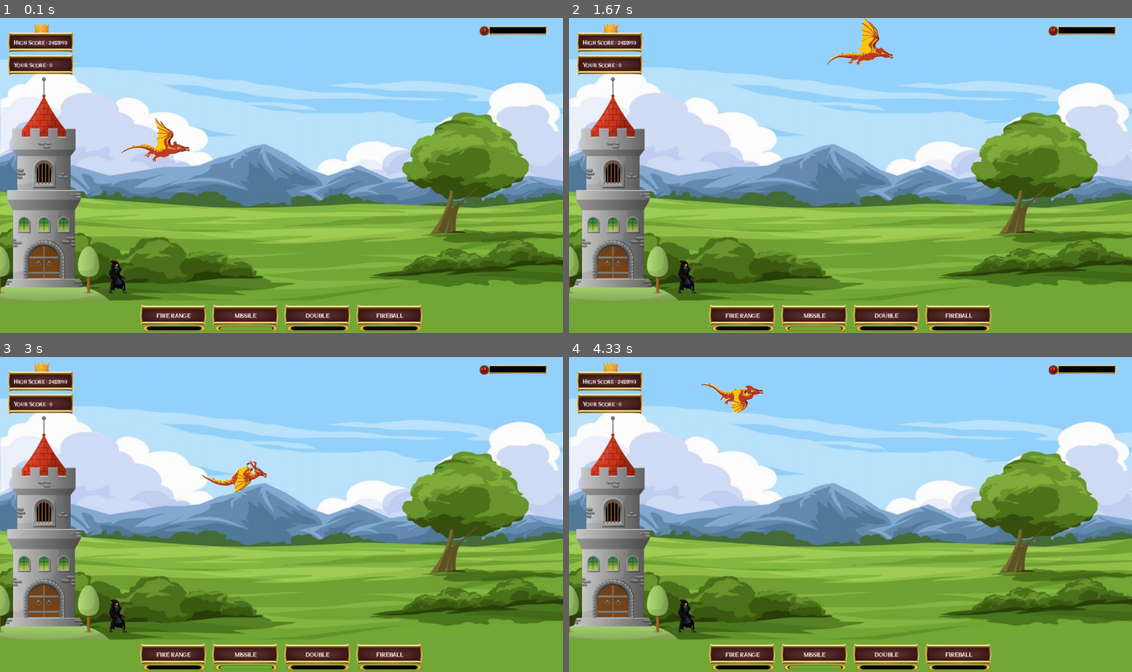
Above: before the commit, frames 1-4 (two rows, left to right).
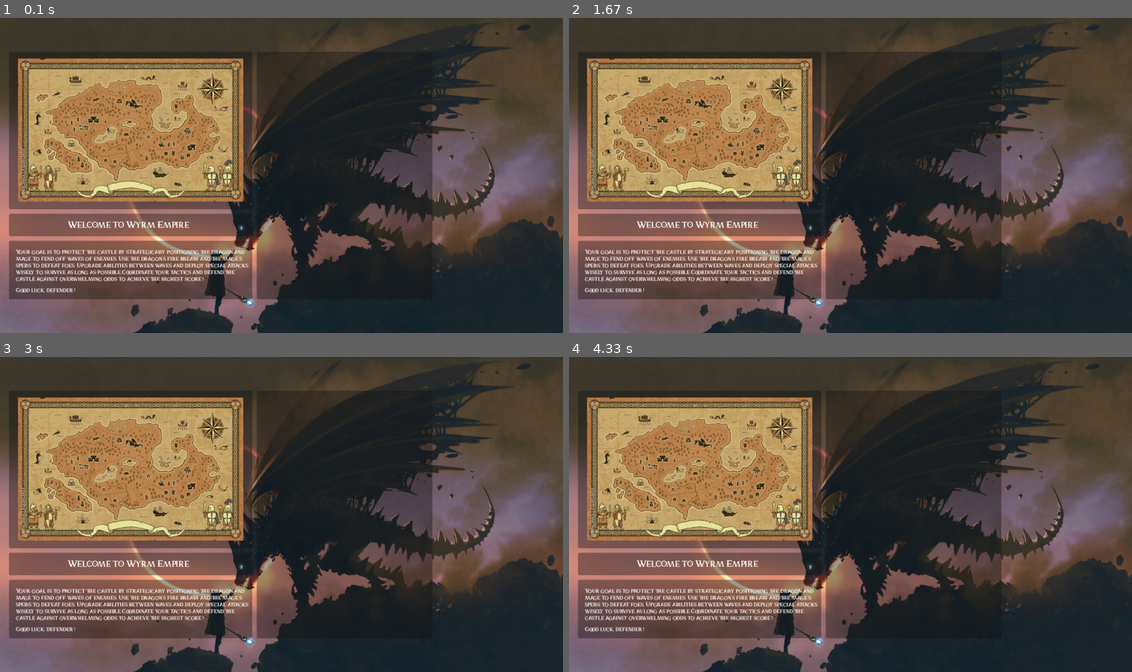
Above: after the commit, the same moments.

Repository: vanny-laure-lamorte/Shmup
Game: pygame game, started from main.py
The game is run twice, just before and just after one commit, with the same random seed, the same clock (stepped at 60 frames per second) and the same inputs.
Inputs:
- Up to frame 1 (0.1 s): no input
- Up to frame 2 (1.67 s): hold Right 0.33-0.8 s; hold Up 0.88-1.35 s; hold Right from 1.43 s (still down)
- Up to frame 3 (3 s): release Right at 1.9 s; hold Left 1.98-2.52 s; hold Down from 2.55 s (still down)
- Up to frame 4 (4.33 s): release Down at 3.02 s; hold Left 3.1-3.57 s; hold Up 3.65-4.12 s; hold Right from 4.2 s (still down)

The runs differ from the first frame. In frame 1, 99% of the frame differs, in the area x 0-100%, y 0-100%; in frame 2, 99%; in frame 3, 99%; in frame 4, 99%.

Commit message:
[Ajouter] les règles du jeu

Diff:
--- a/main.py
+++ b/main.py
@@ -1,12 +1,16 @@
 from src.gui.Menu import Menu
 from src.gui.Game import Game
 from src.gui.Scenario import Scenario
+from src.gui.Option import Option
 
 # m = Menu()
 # m.menu_run()
 
-g = Game()
-g.run()
+# g = Game()
+# g.run()
+
+o = Option()
+o.run_option()
 
 # s = Scenario()
 # s.run()
--- a/player_info.json
+++ b/player_info.json
@@ -1 +1 @@
-["Poupi", "Poupinette"]
+["Poupi", "Poupinette", "Lucas"]
--- a/src/gui/Game.py
+++ b/src/gui/Game.py
@@ -47,7 +47,6 @@
         self.img_not_center("High Score", 15, 75, 153, 57, self.rect_option)
         self.text_not_center(self.font2, 13, f"Your Score : {self.score}", self.white, 30, 95)
 
-
         # Missile #160
         self.img_txt_hover("Missile","MISSILE", self.W//2-80, 660, 153, 57, self.rect_option, self.rect_option, self.font2, 13, self.white, self.W//2-80, 660)
         if self.bonus_bolt < 5:
@@ -69,7 +68,6 @@
         self.img_txt_hover("Fire range","FIRE RANGE", self.W//2-240, 660, 153, 57, self.rect_option, self.rect_option, self.font2, 13, self.white, self.W//2-240, 660)
         pygame.draw.rect(self.Window, self.black, (325, 685, 120, 9))
         self.img_not_center("Life", 315, 680, 143, 18, self.life)
-
 
     def dragon_visual(self):
 
--- /dev/null
+++ b/src/gui/Option.py
@@ -0,0 +1,49 @@
+import pygame
+from src.pygame_manager.Element import Element
+
+class Option(Element):
+    def __init__(self):
+        Element.__init__(self)
+        self.option_running = True
+        self.img_back = pygame.image.load(f"assets/image/option/option_back.jpg").convert_alpha()
+        self.img_rect = pygame.image.load(f"assets/image/option/option_rect.png").convert_alpha()
+        self.img_map = pygame.image.load(f"assets/image/option/option_map.png").convert_alpha()
+        self.img_parchment = pygame.image.load(f"assets/image/option/option_parchment.png").convert_alpha()
+        self.img_helmet1 = pygame.image.load(f"assets/image/option/option_helmet1.png").convert_alpha()
+        self.img_helmet2 = pygame.image.load(f"assets/image/option/option_helmet2.png").convert_alpha()
+        self.img_helmet3 = pygame.image.load(f"assets/image/option/option_helmet3.png").convert_alpha()
+        self.img_helmet4 = pygame.image.load(f"assets/image/option/option_helmet4.png").convert_alpha()
+
+
+
+    def design(self):
+
+        # Background
+        self.img_background(self.W // 2, self.H // 2, self.W, self.H, self.img_back)
+
+        self.rect_full_opacity(self.grey, 290 , 250, 540, 350, 3, 100)
+        self.img_not_center("Map", 40, 90, 500, 318, self.img_map)
+
+        self.rect_full_opacity(self.grey, 290 , 460, 540, 50, 3, 100)
+        self.text_not_center(self.font2, 20, "Welcome to Wyrm Empire ", self.white, 150, 445)
+
+        self.rect_full_opacity(self.grey, 290 , 560, 540, 130, 3, 100)
+        self.text_not_center(self.font2, 13, "Your goal is to protect the castle by strategically positioning the dragon and", self.white, 35, 510)
+        self.text_not_center(self.font2, 13, "mage to fend off waves of enemies. Use the dragon's fire breath and the mage's", self.white, 35, 525)
+        self.text_not_center(self.font2, 13, "spells to defeat foes. Upgrade abilities between waves and deploy special attacks", self.white, 35, 540)
+        self.text_not_center(self.font2, 13, "wisely to survive as long as possible.Coordinate your tactics and defend the", self.white, 35, 555)
+        self.text_not_center(self.font2, 13, "castle against overwhelming odds to achieve the highest score !", self.white, 35, 570)
+        self.text_not_center(self.font2, 13, "Good luck, defender !", self.white, 35, 595)
+
+
+        self.rect_full_opacity(self.grey, 765 , 350, 390, 550, 3, 100)
+
+
+    def run_option(self):
+        while self.option_running:
+            for event in pygame.event.get():
+                if event.type == pygame.QUIT:
+                    self.option_running = False
+
+            self.design()
+            self.update()
--- a/src/pygame_manager/Element.py
+++ b/src/pygame_manager/Element.py
@@ -15,6 +15,7 @@
 
         self.green = (106, 153, 78)
         self.red = (193 , 18, 31)
+        self.grey = (20, 20, 20)
 
         # Font
         self.font = "assets/font/Roboto-Black.ttf"
@@ -110,6 +111,13 @@
         return button
 
 # Def rectangle
+
+    def rect_full_opacity(self, color, x, y, width, height, radius, opacity=255):
+        button_surface = pygame.Surface((width, height), pygame.SRCALPHA)
+        pygame.draw.rect(button_surface, (color[0], color[1], color[2], opacity), pygame.Rect(0, 0, width, height), 0, radius)
+        self.Window.blit(button_surface, (x - width//2, y - height//2))
+        return pygame.Rect(x - width//2, y - height//2, width, height)
+
     def rect_full(self, color, x, y, width, height, radius):
         button = pygame.draw.rect(self.Window, color, pygame.Rect(x - width//2, y - height//2, width, height),0, radius)
         return button
Binary file added: assets/image/option/option_back.jpg
Binary file added: assets/image/option/option_helmet1.png
Binary file added: assets/image/option/option_helmet2.png
Binary file added: assets/image/option/option_helmet3.png
Binary file added: assets/image/option/option_helmet4.png
Binary file added: assets/image/option/option_line.png
Binary file added: assets/image/option/option_map.png
Binary file added: assets/image/option/option_parchment.png
Binary file added: assets/image/option/option_rect.png
